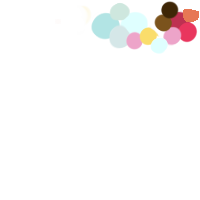
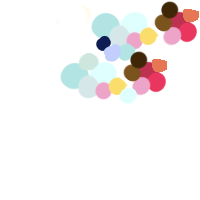
Two versions of the same layered image (200x200). Layer-by-layer changes:
painted on "Paint Layer 1" (1st of 2) over box(60, 3, 168, 104)
added layer "Paint Layer 1" (2nd of 2) above "Background" over box(78, 3, 168, 62)
